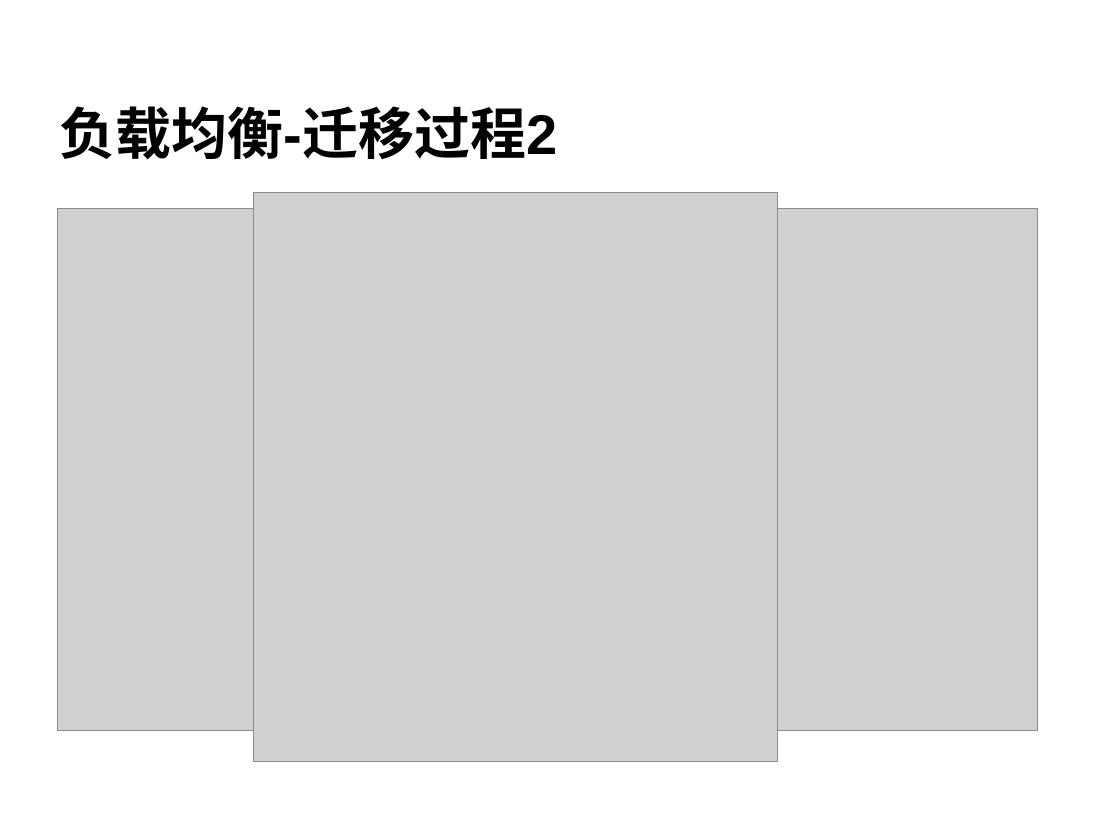
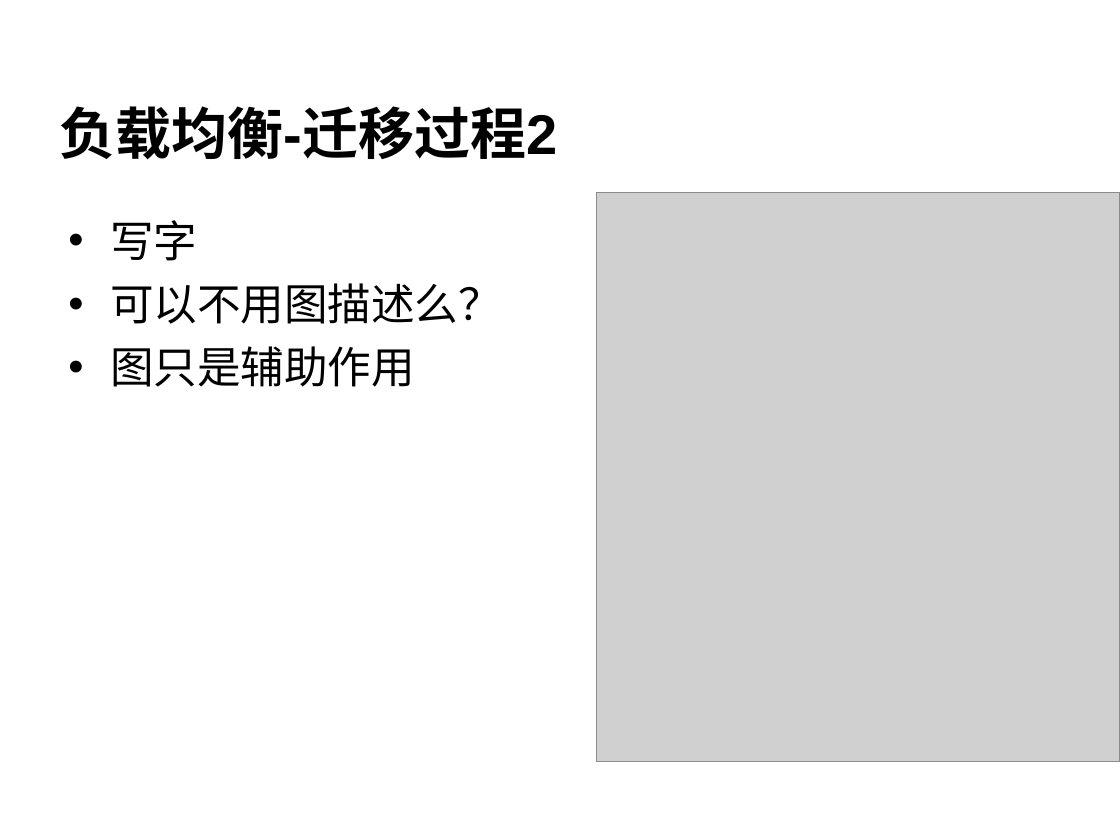
Before and after one commit to cheliequan/idning-paper, a slide deck: slide 24 of draft/答辩.ppt. Drawn at 1120x840 pixels with LibreOffice and Linux fonts; fonts in the diff are those of the drawing; grey boxes stand for pictures; background and template pictures are left out. Boxes give left, top, right and bottom in pixels: in the first picture for what was removed or moved away, otherwise in the second. Text is boxed around its words. In the diff, an @@ line names an element or a change of style, - is before the commit and + after.

```diff
--- a/draft/答辩.ppt
+++ b/draft/答辩.ppt
@@ picture removed at (57,208,1037,731) @@
@@ picture: place and size @@
-picture at (254,193,778,762)
+picture at (596,193,1120,762)
@@ text added at (110,220,501,387), 28 pt, text #000000 @@
+• 写字
+• 可以不用图描述么？
+• 图只是辅助作用
```
Also in this commit, not shown: 11 other slides changed, 4 slides added, 3 slides removed, 1 other file.
